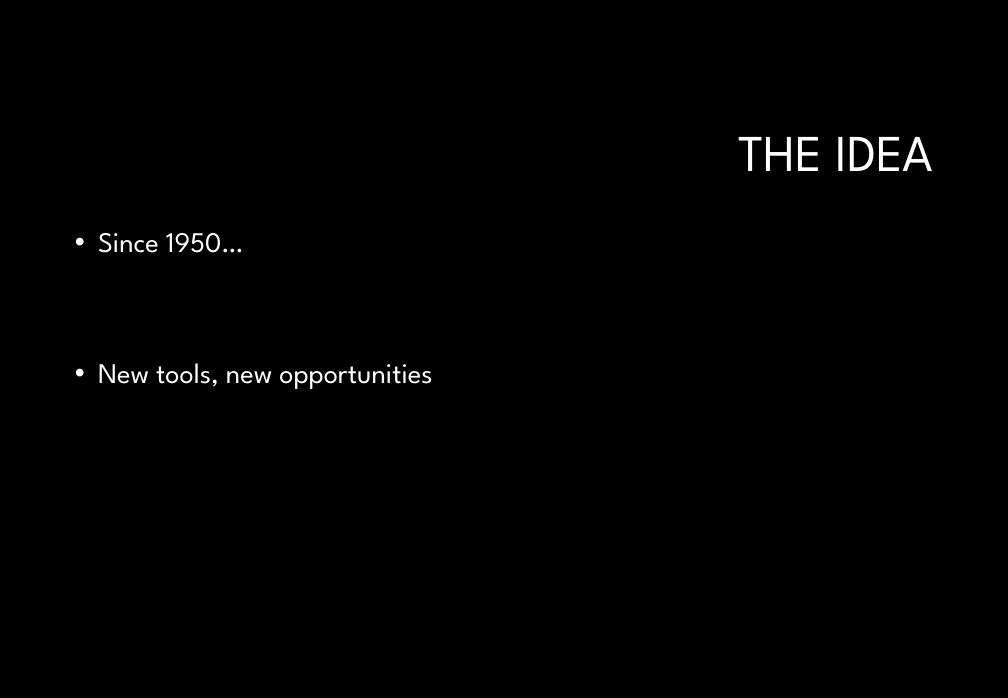
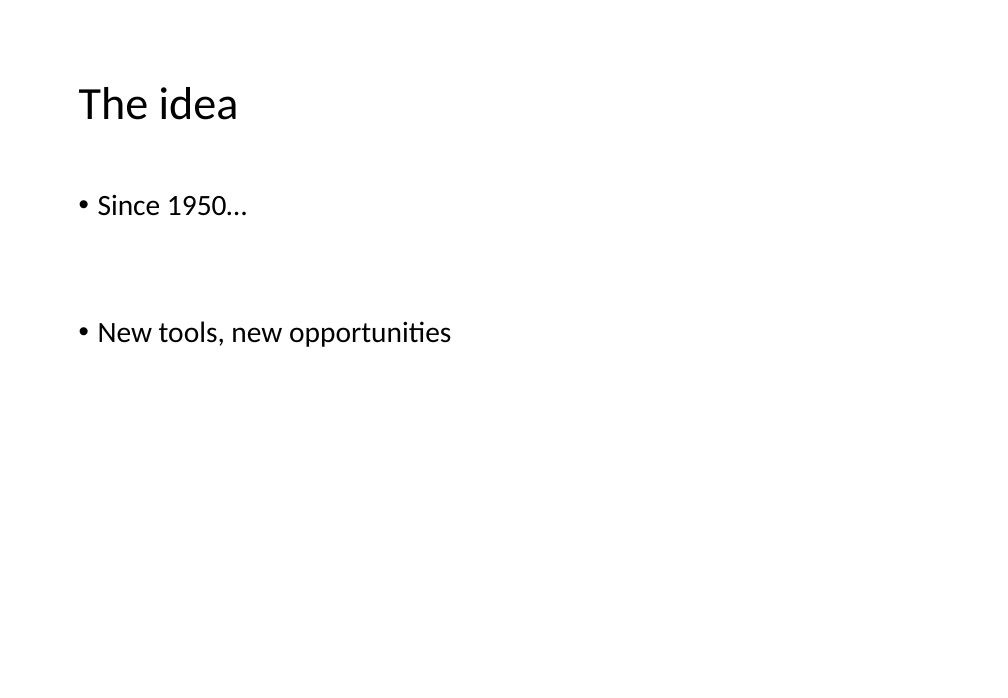
Before and after one commit to databellum-ai/climatrade, a slide deck: slide 2 of docs/climatrade.pptx. Drawn at 1008x698 pixels with LibreOffice and Linux fonts; fonts in the diff are those of the drawing; background and template pictures are left out. Boxes give left, top, right and bottom in pixels: in the first picture for what was removed or moved away, otherwise in the second. Text is boxed around its words. In the diff, an @@ line names an element or a change of style, - is before the commit and + after.

```diff
--- a/docs/climatrade.pptx
+++ b/docs/climatrade.pptx
@@ background #000000 to #FFFFFF @@
@@ title at <box>79,87,239,120</box>: text changed; size 40 to 35.8 pt; font League Spartan to Calibri; text colour #FFFFFF to #000000 @@
-THE IDEA
+The idea
@@ text "Since 1950…": place and size @@
-text "Since 1950…" at <box>98,233,432,389</box>
+text "Since 1950…" at <box>98,194,451,347</box>
@@ text "Since 1950…" at <box>98,194,451,347</box>: size 22 to 22.8 pt, font League Spartan to Calibri, text colour #FFFFFF to #000000; indent changed; less space between paragraphs @@
```
Also in this commit, not shown: 2 other slides changed, 7 slides added, 2 other files.
